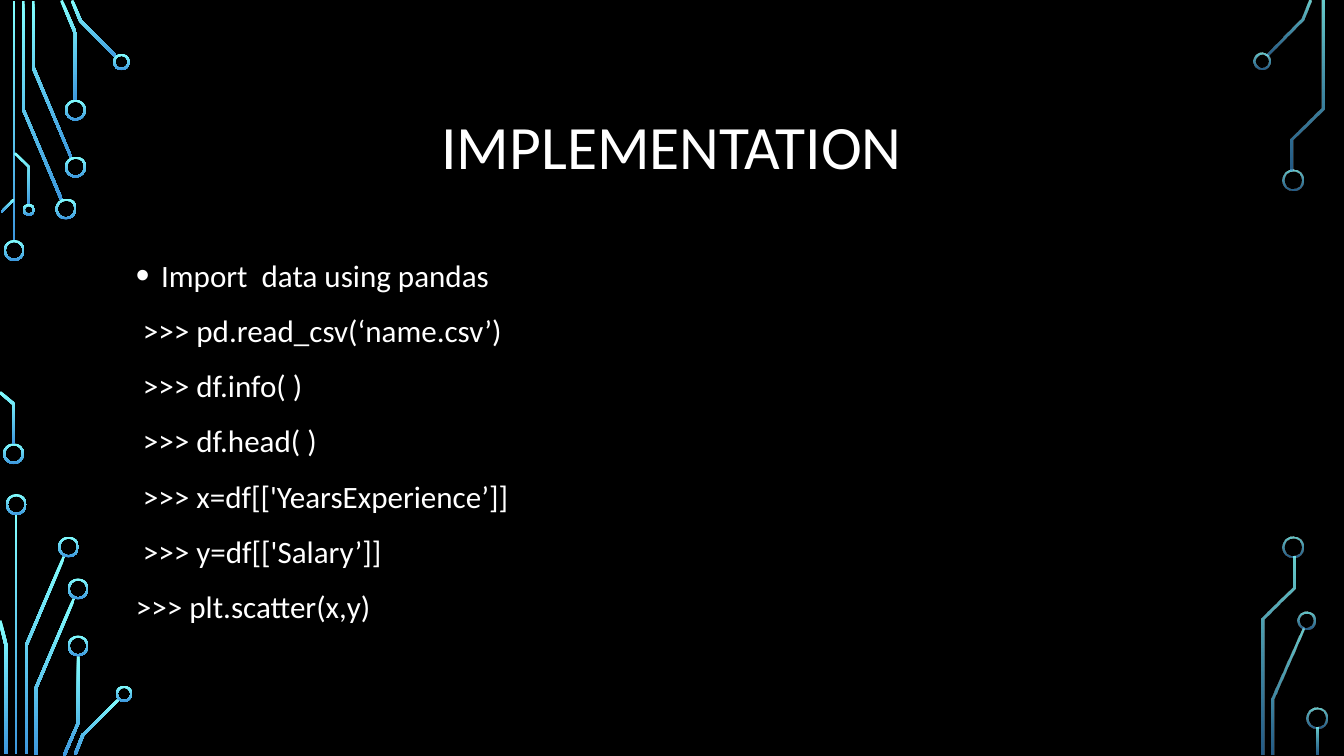
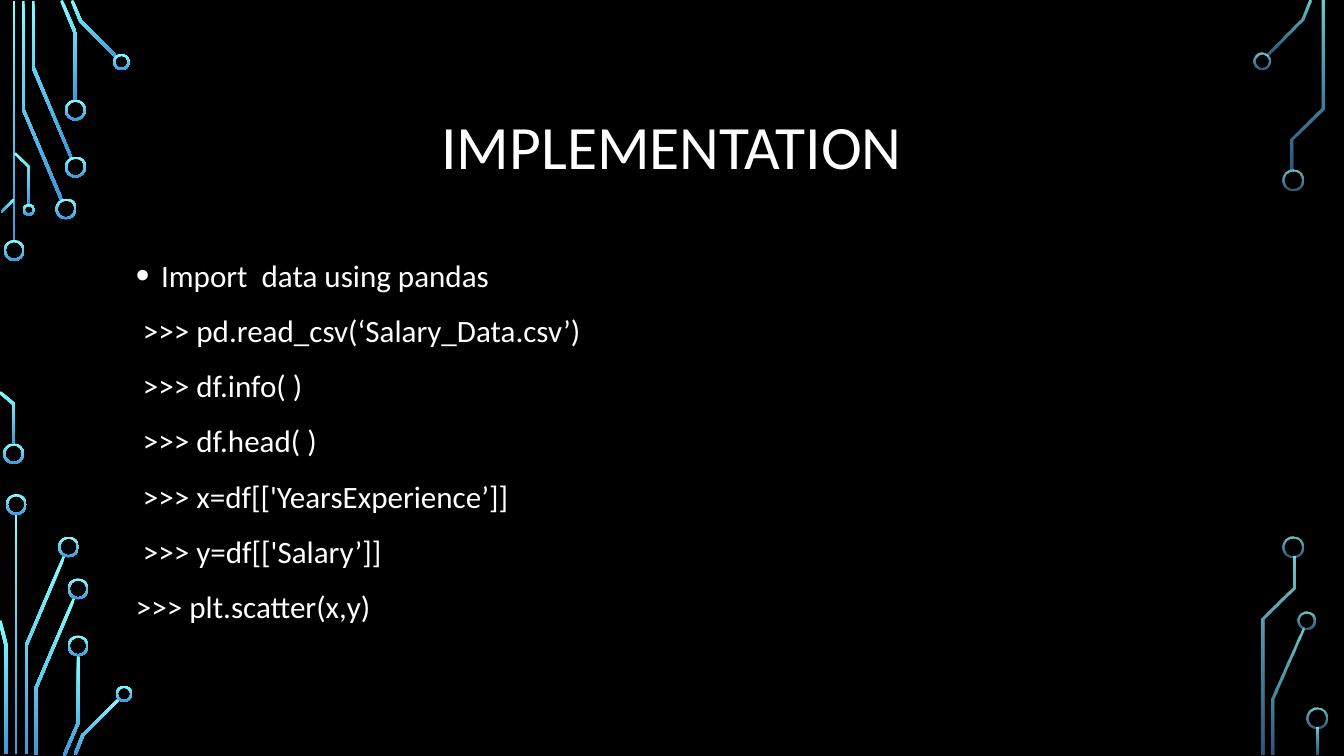
Before and after one commit to tolism/LinearRegression, a slide deck: slide 14 of LINEAR REGRESSION.pptx. Drawn at 1344x756 pixels with LibreOffice and Linux fonts; fonts in the diff are those of the drawing; background and template pictures are left out. Boxes give left, top, right and bottom in pixels: in the first picture for what was removed or moved away, otherwise in the second. Text is boxed around its words. In the diff, an @@ line names an element or a change of style, - is before the commit and + after.

```diff
--- a/LINEAR REGRESSION.pptx
+++ b/LINEAR REGRESSION.pptx
@@ text at [196,319,580,347]: text changed @@
->>> pd.read_csv(‘name.csv’)
+>>> pd.read_csv(‘Salary_Data.csv’)
```
Also in this commit, not shown: 1 other slide changed.
